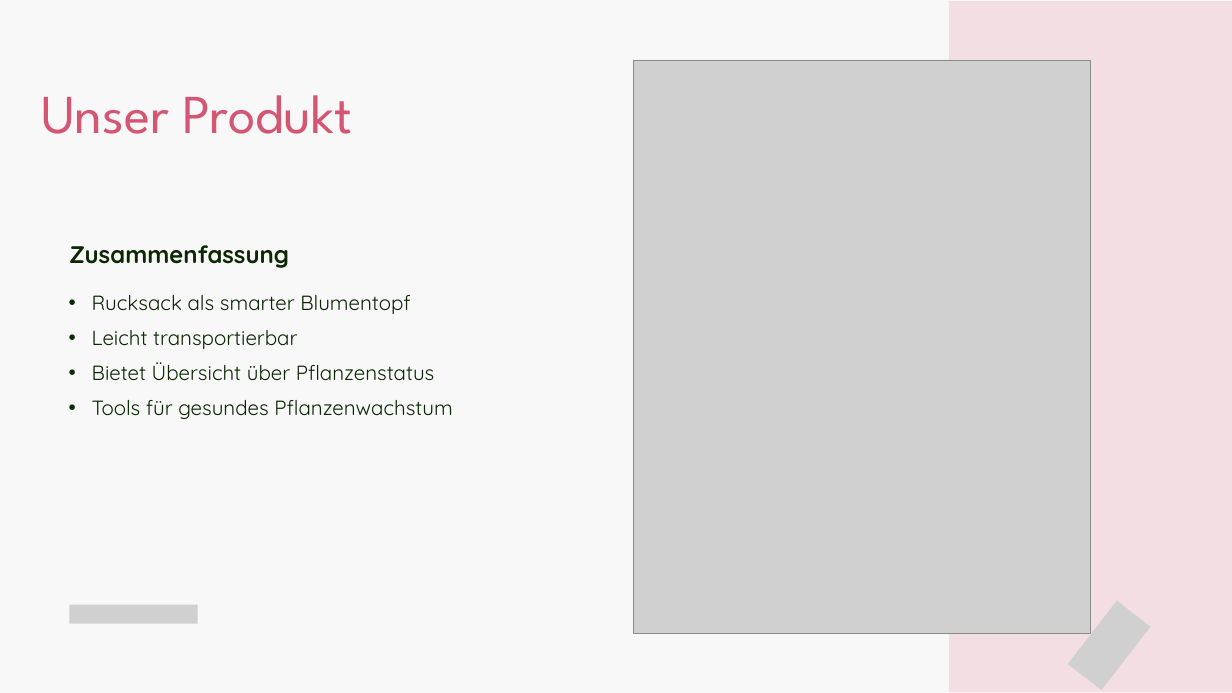
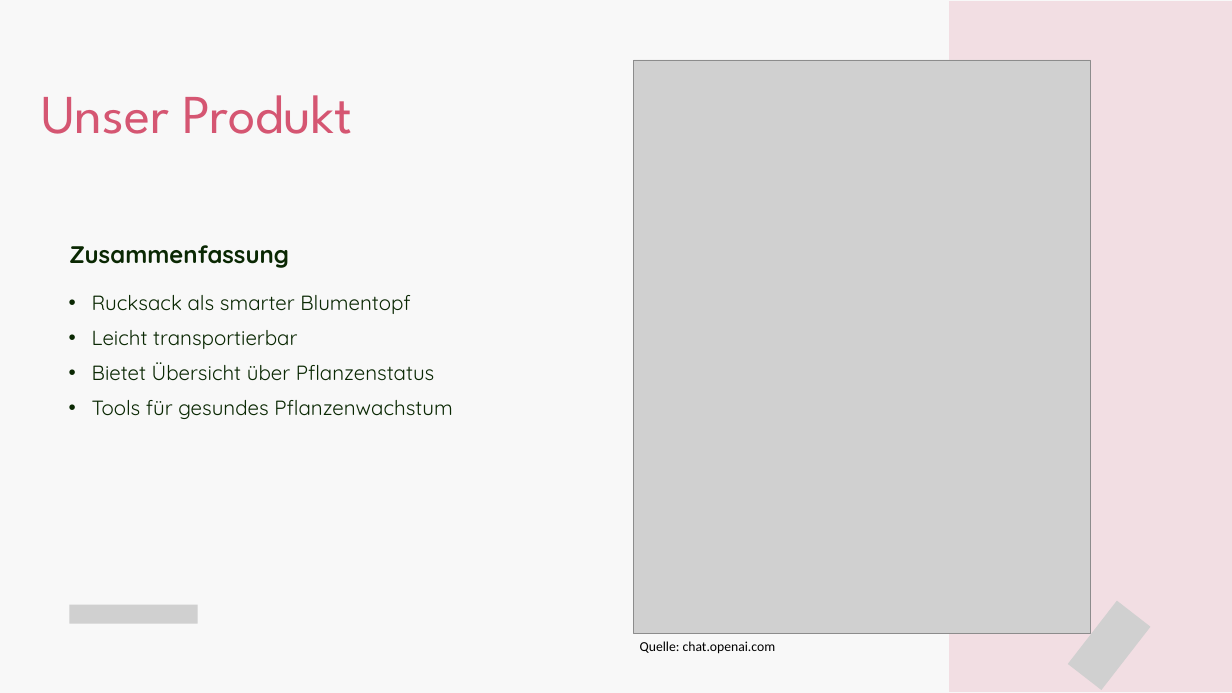
Before and after one commit to plant2go/design, a slide deck: slide 3 of praesentation/Plant2Go_Presentation_07112024.pptx. Drawn at 1232x693 pixels with LibreOffice and Linux fonts; fonts in the diff are those of the drawing; grey boxes stand for pictures. Boxes give left, top, right and bottom in pixels: in the first picture for what was removed or moved away, otherwise in the second. Text is boxed around its words. In the diff, an @@ line names an element or a change of style, - is before the commit and + after.

```diff
--- a/praesentation/Plant2Go_Presentation_07112024.pptx
+++ b/praesentation/Plant2Go_Presentation_07112024.pptx
@@ text added at [640, 641, 776, 654], 16 pt, text #000000 @@
+Quelle: chat.openai.com
```
Also in this commit, not shown: 2 other slides changed.
